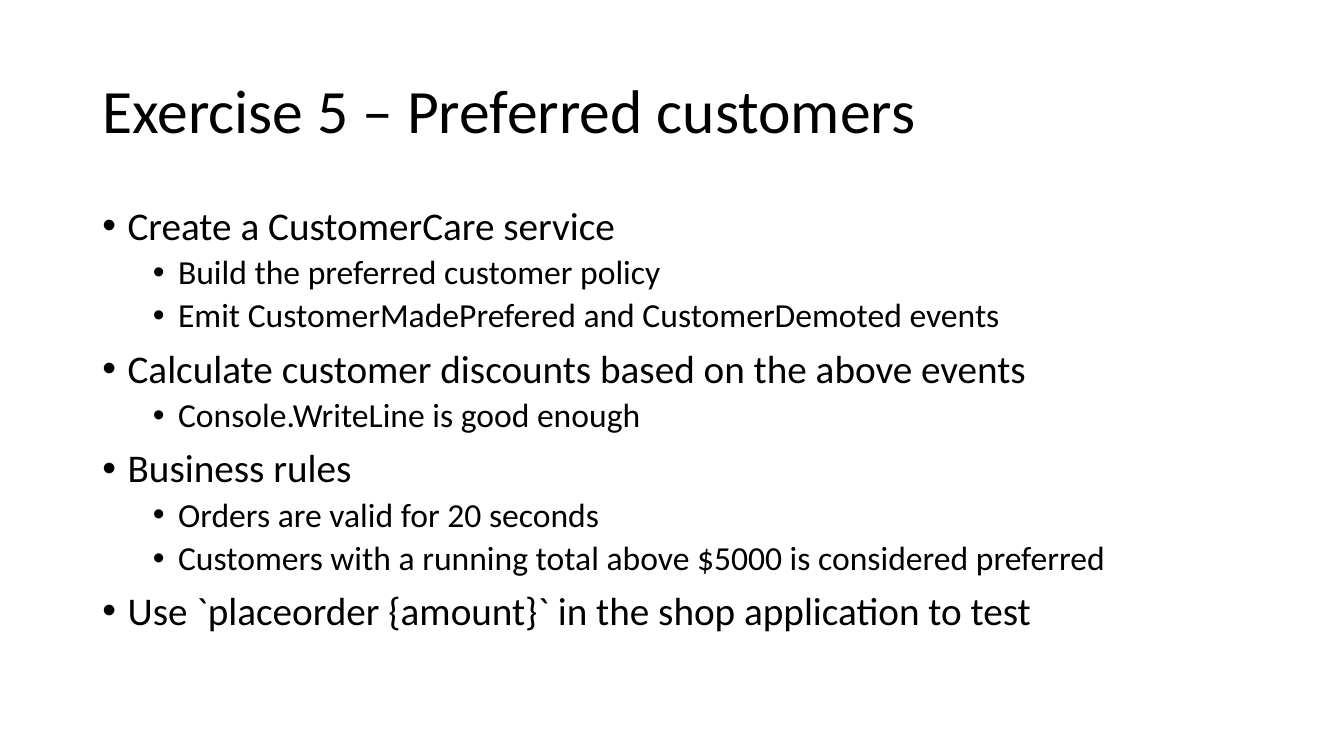
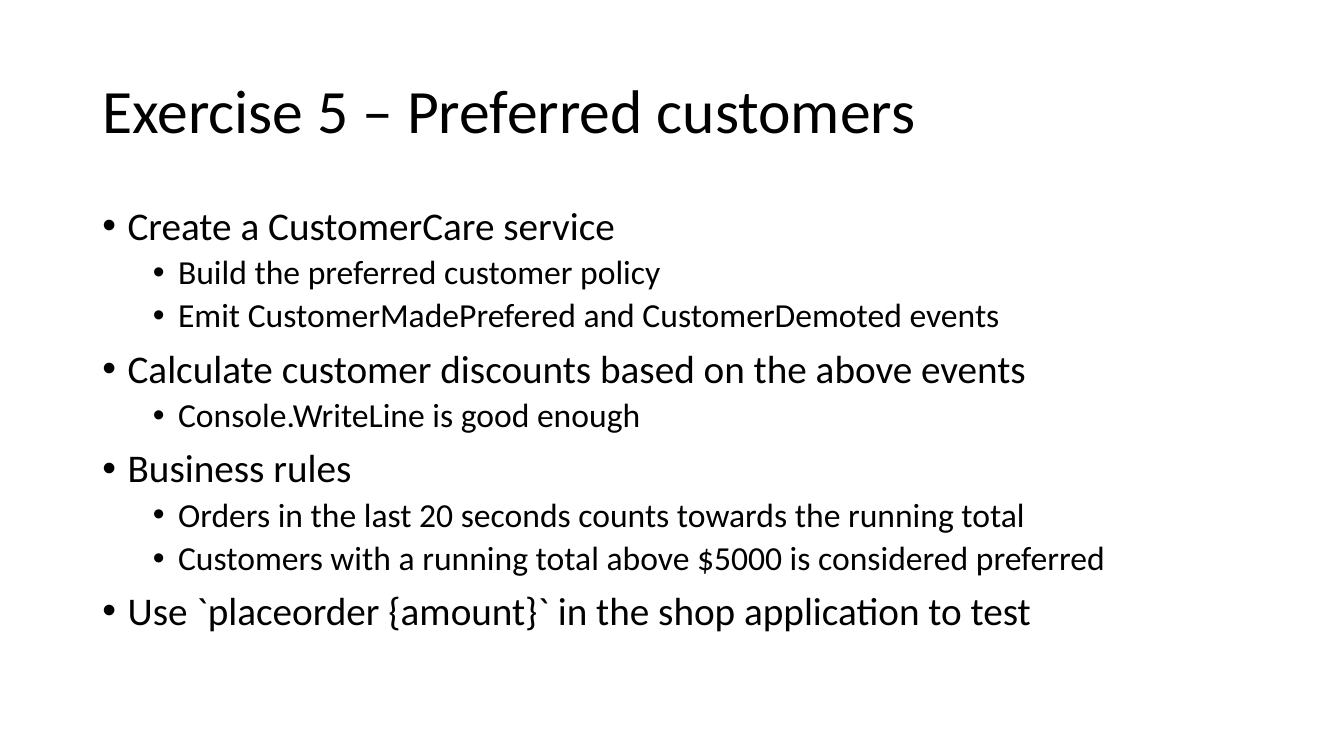
Before and after one commit to Particular/SagaMasterClass, a slide deck: slide 62 of SagaMasterClass.pptx. Drawn at 1344x756 pixels with LibreOffice and Linux fonts; fonts in the diff are those of the drawing. Boxes give left, top, right and bottom in pixels: in the first picture for what was removed or moved away, otherwise in the second. Text is boxed around its words. In the diff, an @@ line names an element or a change of style, - is before the commit and + after.

```diff
--- a/SagaMasterClass.pptx
+++ b/SagaMasterClass.pptx
@@ text at [178, 503, 1024, 533]: text changed @@
-  • Orders are valid for 20 seconds
+  • Orders in the last 20 seconds counts towards the running total
```
Also in this commit, not shown: 6 other slides changed, 2 slides added, 2 slides removed.
